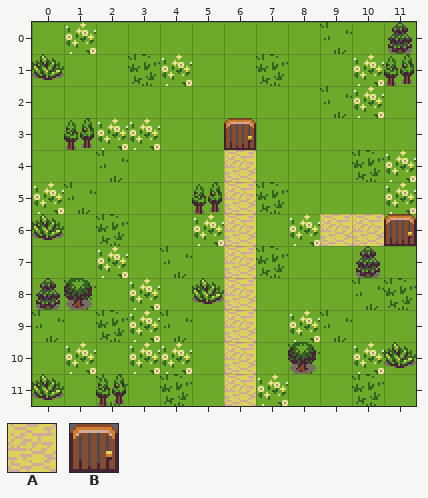
One commit to this Tiled map: levels/00/level00.tmx. Above: the version before the commit.
Cells are 16x16 px. Shown: x 0..11, y 0..11.
Key: from "basictiles": A 10, B 48.
Objects are placed by their top-left corner, in cells (3,4 is the top-left corner of cell 3,4); size is 1x1 cell unless given.
Layers that did not change in this view are not listed.
Objects on layer "objectsLevel" before:
B "hut" at 6,3
A "road" at 6,4
A "road" at 6,5
A "road" at 6,6
A "road" at 9,6
A "road" at 10,6
B "hut" at 11,6
A "road" at 6,7
A "road" at 6,8
A "road" at 6,9
A "road" at 6,10
A "road" at 6,11
The result:
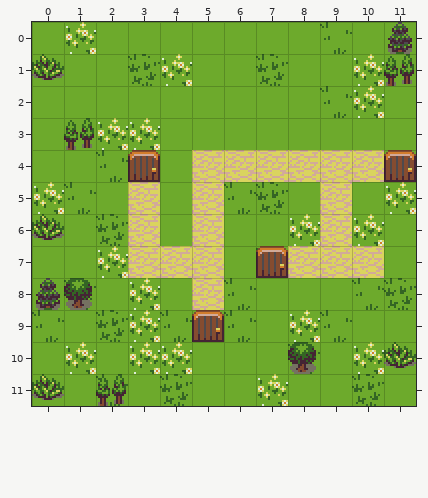
The exact change:
Layer "objectsLevel":
changed: B "hut" at 6,3 -> B "hut" at 3,4
changed: A "road" at 10,6 -> A "road" at 9,4
changed: B "hut" at 11,6 -> B "hut" at 11,4
changed: A "road" at 6,8 -> A "road" at 3,5
changed: A "road" at 6,9 -> A "road" at 3,6
changed: A "road" at 6,10 -> A "road" at 3,7
added: A "road" at 8,4
added: A "road" at 5,4
added: A "road" at 7,4
added: A "road" at 10,4
added: A "road" at 5,5
added: A "road" at 9,5
added: A "road" at 5,6
added: A "road" at 8,7
added: B "hut" at 7,7
added: A "road" at 9,7
added: A "road" at 10,7
added: A "road" at 4,7
added: A "road" at 5,7
added: A "road" at 5,8
added: B "hut" at 5,9
removed: A "road" at 6,5
removed: A "road" at 6,6
removed: A "road" at 6,7
removed: A "road" at 6,11
Boxes around the changes in both pictures, in picture pixels (x1, y1, x2, y2):
changed: (128, 118, 416, 406)
